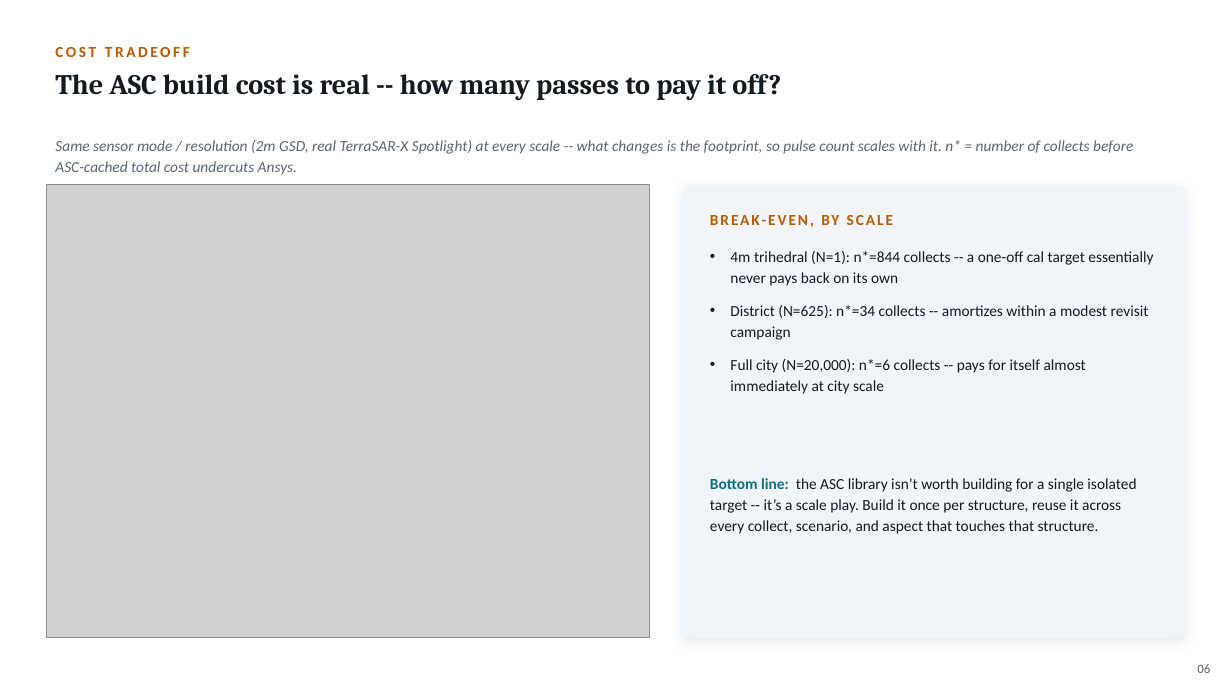
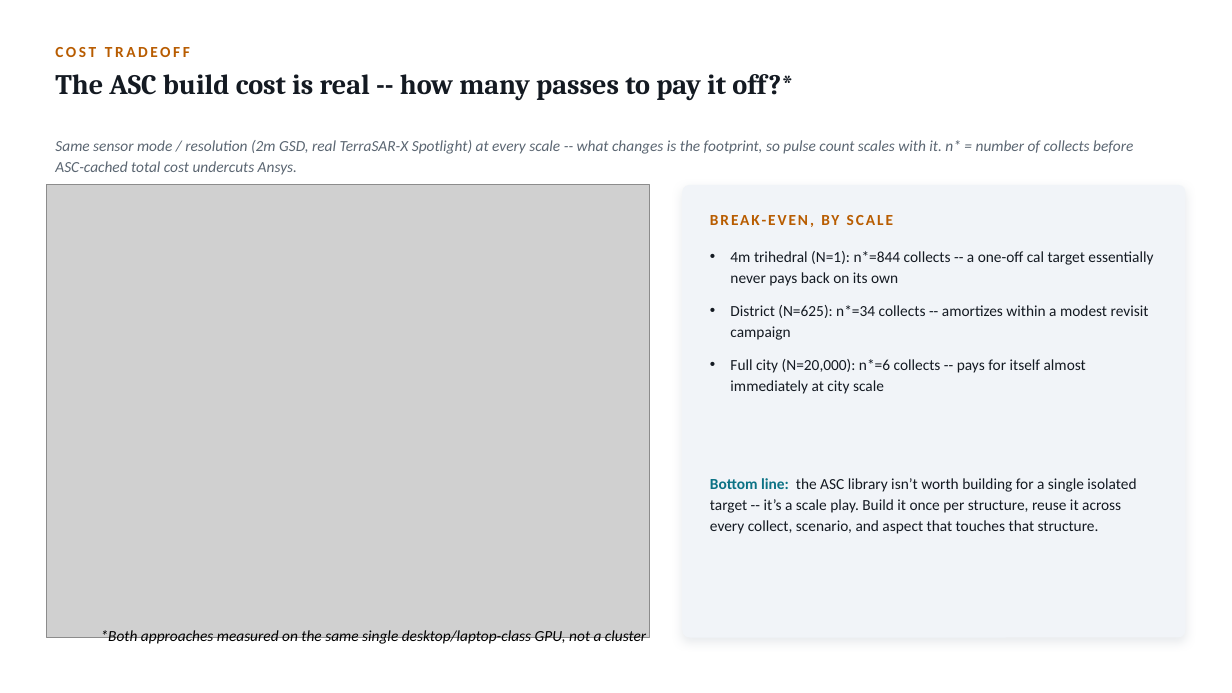
Before and after one commit to dphilli1-00/portfolio, a slide deck: slide 6 of beyond SARCASTIC.pptx. Drawn at 1232x693 pixels with LibreOffice and Linux fonts; fonts in the diff are those of the drawing; grey boxes stand for pictures. Boxes give left, top, right and bottom in pixels: in the first picture for what was removed or moved away, otherwise in the second. Text is boxed around its words. In the diff, an @@ line names an element or a change of style, - is before the commit and + after.

```diff
--- a/beyond SARCASTIC.pptx
+++ b/beyond SARCASTIC.pptx
@@ text at box(55, 74, 794, 100): text changed @@
-The ASC build cost is real -- how many passes to pay it off?
+The ASC build cost is real -- how many passes to pay it off?*
@@ text added at box(101, 630, 646, 646), 12 pt, text #000000, italic @@
+*Both approaches measured on the same single desktop/laptop-class GPU, not a cluster
@@ text removed at box(1197, 664, 1210, 673) @@
-06
```
Also in this commit, not shown: 21 other slides changed, 3 slides added.
